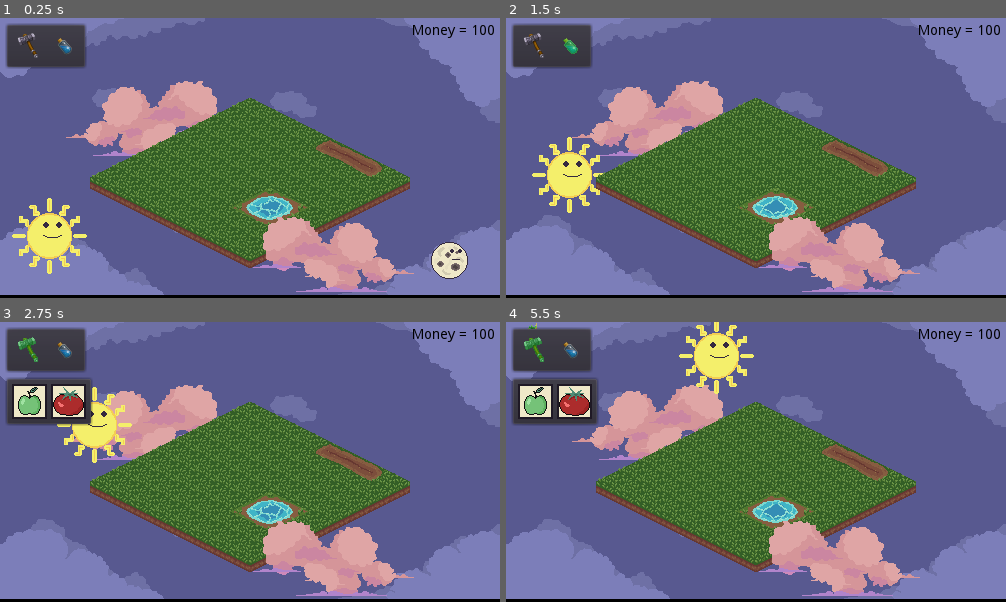
Above: before the commit, frames 1-4 (two rows, left to right).
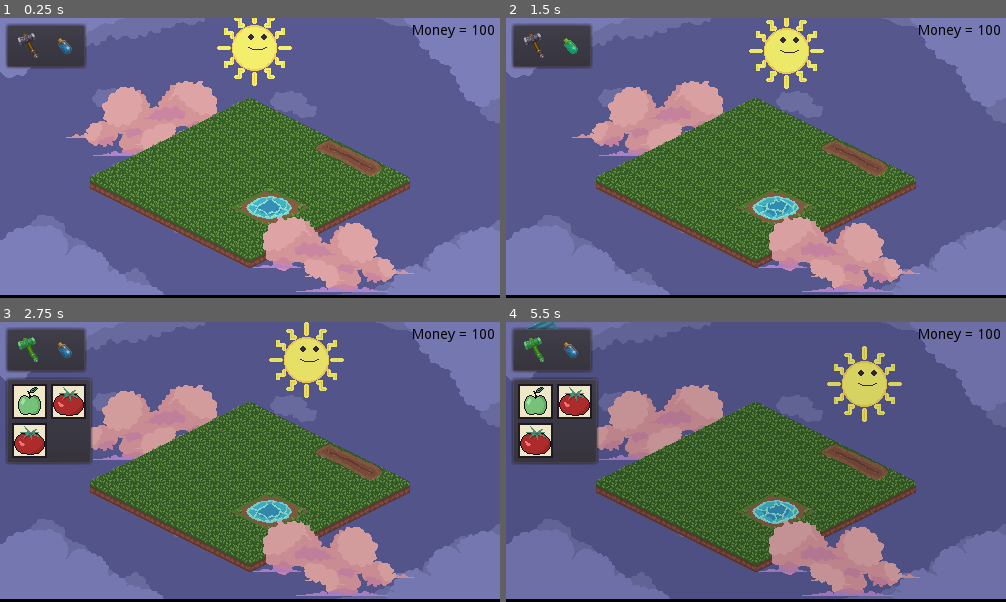
Above: after the commit, the same moments.

Repository: Valentino-02/New-Wild-Jam
Game: Godot game, scene res://src/levels/Test_Level.tscn
The game is run twice, just before and just after one commit, with the same random seed, the same clock (stepped at 60 frames per second) and the same inputs.
Inputs (mouse positions are in pixels of both pictures, inside the frame that each line leads up to):
- Up to frame 1 (0.25 s): no input
- Up to frame 2 (1.5 s): click (536, 46) at 0.5 s; click (571, 46) at 1.25 s
- Up to frame 3 (2.75 s): click (30, 350) at 2 s
- Up to frame 4 (5.5 s): click (576, 400) at 2.77 s; click (536, 439) at 3.52 s; click (571, 350) at 4.25 s; click (536, 350) at 5 s

The runs differ from the first frame. In frame 1, 5.1% of the frame differs, in the area x 2-94%, y 0-94%; in frame 2, 4.3%; in frame 3, 6.2%; in frame 4, 14%, in the area x 1-83%, y 0-97%.

Commit message:
bench

Diff:
--- a/src/background/Sun_and_Moon.gd
+++ b/src/background/Sun_and_Moon.gd
@@ -1,16 +1,11 @@
 extends Node2D
 
-var speed = 0.25
 var radius = 200
 
 onready var _sun = $Sun
 onready var _moon = $Moon
 
 func _ready():
-	_sun.position = Vector2(-radius, 0)
-	_moon.position = Vector2(radius, 0)
-
-func _process(delta):
-	rotation += speed * delta
-	_sun.rotation -= speed * delta
-	_moon.rotation -= speed * delta
+	_sun.position = Vector2(0, -radius)
+	_moon.position = Vector2(0, radius)
+	$AnimationPlayer.play("rotation")
--- a/src/background/Sun_and_Moon.tscn
+++ b/src/background/Sun_and_Moon.tscn
@@ -1,10 +1,91 @@
-[gd_scene load_steps=4 format=2]
+[gd_scene load_steps=6 format=2]
 
 [ext_resource path="res://src/background/Sun_and_Moon.gd" type="Script" id=1]
 [ext_resource path="res://assets/sprites/background/SunFace.png" type="Texture" id=2]
 [ext_resource path="res://assets/sprites/background/MoonFace.png" type="Texture" id=3]
 
+[sub_resource type="Animation" id=1]
+length = 0.001
+tracks/0/type = "value"
+tracks/0/path = NodePath(".:rotation_degrees")
+tracks/0/interp = 1
+tracks/0/loop_wrap = true
+tracks/0/imported = false
+tracks/0/enabled = true
+tracks/0/keys = {
+"times": PoolRealArray( 0 ),
+"transitions": PoolRealArray( 1 ),
+"update": 0,
+"values": [ 360.0 ]
+}
+tracks/1/type = "value"
+tracks/1/path = NodePath("Sun:rotation_degrees")
+tracks/1/interp = 1
+tracks/1/loop_wrap = true
+tracks/1/imported = false
+tracks/1/enabled = true
+tracks/1/keys = {
+"times": PoolRealArray( 0 ),
+"transitions": PoolRealArray( 1 ),
+"update": 0,
+"values": [ 0.0 ]
+}
+tracks/2/type = "value"
+tracks/2/path = NodePath("Moon:rotation_degrees")
+tracks/2/interp = 1
+tracks/2/loop_wrap = true
+tracks/2/imported = false
+tracks/2/enabled = true
+tracks/2/keys = {
+"times": PoolRealArray( 0 ),
+"transitions": PoolRealArray( 1 ),
+"update": 0,
+"values": [ 0.0 ]
+}
+
+[sub_resource type="Animation" id=2]
+resource_name = "rotation"
+length = 60.0
+loop = true
+tracks/0/type = "value"
+tracks/0/path = NodePath(".:rotation_degrees")
+tracks/0/interp = 1
+tracks/0/loop_wrap = true
+tracks/0/imported = false
+tracks/0/enabled = true
+tracks/0/keys = {
+"times": PoolRealArray( 0, 60 ),
+"transitions": PoolRealArray( 1, 1 ),
+"update": 0,
+"values": [ 0.0, 360.0 ]
+}
+tracks/1/type = "value"
+tracks/1/path = NodePath("Sun:rotation_degrees")
+tracks/1/interp = 1
+tracks/1/loop_wrap = true
+tracks/1/imported = false
+tracks/1/enabled = true
+tracks/1/keys = {
+"times": PoolRealArray( 0, 60 ),
+"transitions": PoolRealArray( 1, 1 ),
+"update": 0,
+"values": [ 0.0, -360.0 ]
+}
+tracks/2/type = "value"
+tracks/2/path = NodePath("Moon:rotation_degrees")
+tracks/2/interp = 1
+tracks/2/loop_wrap = true
+tracks/2/imported = false
+tracks/2/enabled = true
+tracks/2/keys = {
+"times": PoolRealArray( 0, 60 ),
+"transitions": PoolRealArray( 1, 1 ),
+"update": 0,
+"values": [ 0.0, -360.0 ]
+}
+
 [node name="SunAndMoon" type="Node2D"]
+rotation = 6.28319
 script = ExtResource( 1 )
 
 [node name="Sun" type="Sprite" parent="."]
@@ -12,3 +93,7 @@
 
 [node name="Moon" type="Sprite" parent="."]
 texture = ExtResource( 3 )
+
+[node name="AnimationPlayer" type="AnimationPlayer" parent="."]
+anims/RESET = SubResource( 1 )
+anims/rotation = SubResource( 2 )
--- a/src/systems/Level.gd
+++ b/src/levels/Level.gd
@@ -4,6 +4,9 @@
 var time_manager = load("res://src/systems/managers/Time_Manager.tres")
 var time = 0.0
 onready var board_obj_container = $BoardObjectSort as Node2D
+
+func _ready():
+	$AnimationPlayer.play("DayNight")
 
 func place_down(map_position) -> void:
 	var current_object = load(game_manager.current_object_path).instance()
@@ -12,12 +15,3 @@
 
 func _process(delta: float) -> void:
 	time_manager.process(delta)
-	time += delta
-	var day_time = int(time) % time_manager.day_duration
-	if day_time > time_manager.day_duration:
-		modulate = Color(move_toward(1, 0.4, 0.01), move_toward(1, 0.4, 0.01), move_toward(1, 0.5, 0.01))
-
-
-func _input(event):
-	if event.is_action_pressed("space"):
-		modulate = Color(0.4, 0.4, 0.5)
--- a/src/levels/Test_Level.tscn
+++ b/src/levels/Test_Level.tscn
@@ -1,15 +1,15 @@
-[gd_scene load_steps=15 format=2]
+[gd_scene load_steps=17 format=2]
 
-[ext_resource path="res://src/systems/GroundTileMap.tscn" type="PackedScene" id=1]
-[ext_resource path="res://src/systems/Level.gd" type="Script" id=3]
+[ext_resource path="res://src/systems/tiles/GroundTileMap.tscn" type="PackedScene" id=1]
+[ext_resource path="res://src/levels/Level.gd" type="Script" id=3]
 [ext_resource path="res://src/systems/Mouse.gd" type="Script" id=4]
 [ext_resource path="res://src/UI/Money_Display.tscn" type="PackedScene" id=5]
 [ext_resource path="res://assets/sprites/background/map1-Sheet-export.png" type="Texture" id=6]
 [ext_resource path="res://src/background/Sun_and_Moon.tscn" type="PackedScene" id=7]
 [ext_resource path="res://assets/sprites/background/Background.png" type="Texture" id=8]
 [ext_resource path="res://assets/sprites/background/Clouds.png" type="Texture" id=9]
-[ext_resource path="res://src/systems/WaterTileMap.gd" type="Script" id=10]
-[ext_resource path="res://src/systems/DirtTileMap.gd" type="Script" id=11]
+[ext_resource path="res://src/systems/tiles/WaterTileMap.gd" type="Script" id=10]
+[ext_resource path="res://src/systems/tiles/DirtTileMap.gd" type="Script" id=11]
 [ext_resource path="res://src/UI/ActionMenu.tscn" type="PackedScene" id=12]
 
 [sub_resource type="AtlasTexture" id=1]
@@ -27,6 +27,38 @@
 "name": "default",
 "speed": 1.0
 } ]
+
+[sub_resource type="Animation" id=4]
+resource_name = "DayNight"
+length = 60.0
+loop = true
+tracks/0/type = "value"
+tracks/0/path = NodePath(".:modulate")
+tracks/0/interp = 1
+tracks/0/loop_wrap = true
+tracks/0/imported = false
+tracks/0/enabled = true
+tracks/0/keys = {
+"times": PoolRealArray( 0, 30.1, 60 ),
+"transitions": PoolRealArray( 1, 1, 1 ),
+"update": 0,
+"values": [ Color( 1, 1, 1, 1 ), Color( 0.337255, 0.345098, 0.443137, 1 ), Color( 1, 1, 1, 1 ) ]
+}
+
+[sub_resource type="Animation" id=5]
+length = 0.001
+tracks/0/type = "value"
+tracks/0/path = NodePath(".:modulate")
+tracks/0/interp = 1
+tracks/0/loop_wrap = true
+tracks/0/imported = false
+tracks/0/enabled = true
+tracks/0/keys = {
+"times": PoolRealArray( 0 ),
+"transitions": PoolRealArray( 1 ),
+"update": 0,
+"values": [ Color( 1, 1, 1, 1 ) ]
+}
 
 [node name="Test_Level" type="Node2D"]
 script = ExtResource( 3 )
@@ -61,7 +93,6 @@
 [node name="Floor" type="AnimatedSprite" parent="."]
 position = Vector2( 10, 85 )
 frames = SubResource( 3 )
-frame = 1
 playing = true
 
 [node name="Cloud2" type="Sprite" parent="."]
@@ -77,19 +108,20 @@
 visible = false
 
 [node name="GroundTileMap" parent="Tiles" instance=ExtResource( 1 )]
-visible = false
-tile_data = PoolIntArray( 0, 1, 0, 1, 1, 0, 2, 1, 0, 3, 1, 0, 7, 1, 0, 65536, 1, 0, 65537, 1, 0, 65538, 1, 0, 65539, 1, 0, 65540, 1, 0, 65541, 1, 0, 65542, 1, 0, 65543, 1, 0, 131072, 1, 0, 131073, 1, 0, 131074, 1, 0, 131075, 1, 0, 131076, 1, 0, 131077, 1, 0, 131078, 1, 0, 131079, 1, 0, 196608, 1, 0, 196609, 1, 0, 196610, 1, 0, 196611, 1, 0, 196612, 1, 0, 196613, 1, 0, 196614, 1, 0, 196615, 1, 0, 262144, 1, 0, 262145, 1, 0, 262146, 1, 0, 262147, 1, 0, 262148, 1, 0, 262149, 1, 0, 262150, 1, 0, 262151, 1, 0, 327680, 1, 0, 327681, 1, 0, 327682, 1, 0, 327683, 1, 0, 327684, 1, 0, 327687, 1, 0, 393216, 1, 0, 393217, 1, 0, 393218, 1, 0, 393219, 1, 0, 393220, 1, 0, 393223, 1, 0, 458752, 1, 0, 458753, 1, 0, 458754, 1, 0, 458755, 1, 0, 458756, 1, 0, 458757, 1, 0, 458758, 1, 0, 458759, 1, 0 )
+tile_data = PoolIntArray( 0, 1, 0, 1, 1, 0, 2, 1, 0, 3, 1, 0, 7, 1, 0, 65536, 1, 0, 65537, 1, 0, 65538, 1, 0, 65539, 1, 0, 65540, 1, 0, 65541, 1, 0, 65542, 1, 0, 65543, 1, 0, 131072, 1, 0, 131073, 1, 0, 131074, 1, 0, 131075, 1, 0, 131076, 1, 0, 131077, 1, 0, 131078, 1, 0, 131079, 1, 0, 196608, 1, 0, 196609, 1, 0, 196610, 1, 0, 196611, 1, 0, 196612, 1, 0, 196613, 1, 0, 196614, 1, 0, 196615, 1, 0, 262144, 1, 0, 262145, 1, 0, 262146, 1, 0, 262147, 1, 0, 262148, 1, 0, 262151, 1, 0, 327680, 1, 0, 327681, 1, 0, 327682, 1, 0, 327683, 1, 0, 327684, 1, 0, 327687, 1, 0, 393216, 1, 0, 393217, 1, 0, 393218, 1, 0, 393219, 1, 0, 393220, 1, 0, 393221, 1, 0, 393222, 1, 0, 393223, 1, 0, 458752, 1, 0, 458753, 1, 0, 458754, 1, 0, 458755, 1, 0, 458756, 1, 0, 458757, 1, 0, 458758, 1, 0, 458759, 1, 0 )
 
 [node name="WaterTileMap" parent="Tiles" instance=ExtResource( 1 )]
-visible = false
 modulate = Color( 0.0666667, 0.270588, 1, 1 )
-tile_data = PoolIntArray( 327685, 1, 0, 327686, 1, 0, 393221, 1, 0, 393222, 1, 0 )
+tile_data = PoolIntArray( 262149, 1, 0, 262150, 1, 0, 327685, 1, 0, 327686, 1, 0 )
 script = ExtResource( 10 )
 
 [node name="DirtTileMap" parent="Tiles" instance=ExtResource( 1 )]
-visible = false
 modulate = Color( 1, 0.709804, 0, 1 )
 tile_data = PoolIntArray( 4, 1, 0, 5, 1, 0, 6, 1, 0 )
 script = ExtResource( 11 )
 
 [node name="BoardObjectSort" type="YSort" parent="."]
+
+[node name="AnimationPlayer" type="AnimationPlayer" parent="."]
+anims/DayNight = SubResource( 4 )
+anims/RESET = SubResource( 5 )
--- a/src/objects/Object_Data.gd
+++ b/src/objects/Object_Data.gd
@@ -3,7 +3,7 @@
 var objects : Dictionary = {
 	"apple": {
 		"path": "res://src/objects/plant/Plant.tscn",
-		"cost": 40,
+		"cost": 15,
 		"decoration": 60,
 		"icon_texture": "res://assets/sprites/UI/Apple.png",
 		"place" : "basic",
@@ -17,7 +17,7 @@
 	},
 	"tomato": {
 		"path": "res://src/objects/plant/Plant.tscn",
-		"cost": 40,
+		"cost": 20,
 		"decoration": 60,
 		"icon_texture": "res://assets/sprites/UI/Tomatoe.png",
 		"place" : "dirt",
@@ -28,6 +28,14 @@
 			"res://assets/sprites/plants/tomato_plant_3_no_fruit.png"
 		],
 		"v_offset": -12
+	},
+	"bench": {
+		"path": "res://src/objects/decorations/Bench.tscn",
+		"cost": 10,
+		"decoration": 60,
+		"icon_texture": "res://assets/sprites/UI/Tomatoe.png",
+		"place" : "basic",
+		"ocupies" : Vector2(0,-1)
 	}
 }
 
--- a/src/objects/TestObject.gd
+++ /dev/null
@@ -1 +0,0 @@
-extends BoardObject
--- a/src/objects/TestObject.tscn
+++ /dev/null
@@ -1,11 +0,0 @@
-[gd_scene load_steps=3 format=2]
-
-[ext_resource path="res://assets/sprites/objects/Character.png" type="Texture" id=1]
-[ext_resource path="res://src/objects/TestObject.gd" type="Script" id=2]
-
-[node name="TestObject" type="Node2D"]
-script = ExtResource( 2 )
-
-[node name="Sprite" type="Sprite" parent="."]
-position = Vector2( 0, -18 )
-texture = ExtResource( 1 )
--- a/src/objects/TestObject2.tscn
+++ /dev/null
@@ -1,12 +0,0 @@
-[gd_scene load_steps=3 format=2]
-
-[ext_resource path="res://assets/sprites/objects/Character.png" type="Texture" id=1]
-[ext_resource path="res://src/objects/TestObject.gd" type="Script" id=2]
-
-[node name="TestObject" type="Node2D"]
-modulate = Color( 0.239216, 0.988235, 0, 1 )
-script = ExtResource( 2 )
-
-[node name="Sprite" type="Sprite" parent="."]
-position = Vector2( 0, -18 )
-texture = ExtResource( 1 )
--- /dev/null
+++ b/src/objects/decorations/Bench.gd
@@ -0,0 +1,5 @@
+extends BoardObject
+
+func place_down(map_position) -> void:
+	.place_down(map_position)
+	board_manager.add(self, _map_position + Vector2(0,-1), 1)
--- /dev/null
+++ b/src/objects/decorations/Bench.tscn
@@ -0,0 +1,11 @@
+[gd_scene load_steps=3 format=2]
+
+[ext_resource path="res://assets/sprites/objects/bench.png" type="Texture" id=1]
+[ext_resource path="res://src/objects/decorations/Bench.gd" type="Script" id=2]
+
+[node name="Bench" type="Node2D"]
+script = ExtResource( 2 )
+
+[node name="Sprite" type="Sprite" parent="."]
+position = Vector2( 9, -14 )
+texture = ExtResource( 1 )
--- a/src/systems/Mouse.gd
+++ b/src/systems/Mouse.gd
@@ -41,20 +41,23 @@
 	_object_to_place.queue_free()
 
 func place_down(map_position) -> void:
-	if ! board_manager.is_ocupied(map_position):
-		match object_data.objects[game_manager.current_object].place:
-			"basic":
-				if board_manager.base_grid.is_in_grid(map_position):
-					level.place_down(map_position)
-					game_manager.pay_up()
-					stop_placing()
-			"dirt":
-				if board_manager.dirt_grid.is_in_grid(map_position):
-					level.place_down(map_position)
-					game_manager.pay_up()
-					stop_placing()
-			"water":
-				if board_manager.water_grid.is_in_grid(map_position):
-					level.place_down(map_position)
-					game_manager.pay_up()
-					stop_placing()
+	if _is_free(map_position) and _is_in_correct_place(map_position):
+		level.place_down(map_position)
+		game_manager.pay_up()
+
+func _is_free(map_position) -> bool:
+	var extra_tile = game_manager.get_extra_tile()
+	if ! board_manager.is_ocupied(map_position) and ! board_manager.is_ocupied(map_position+extra_tile):
+		return true
+	else:
+		return false
+
+func _is_in_correct_place(map_position):
+	var extra_tile = game_manager.get_extra_tile()
+	match object_data.objects[game_manager.current_object].place:
+		"basic":
+			return board_manager.base_grid.is_in_grid(map_position) and board_manager.base_grid.is_in_grid(map_position + extra_tile)
+		"dirt":
+			return board_manager.dirt_grid.is_in_grid(map_position) and board_manager.dirt_grid.is_in_grid(map_position + extra_tile)
+		"water":
+			return board_manager.water_grid.is_in_grid(map_position) and board_manager.water_grid.is_in_grid(map_position + extra_tile)
--- a/src/systems/managers/Game_Manager.gd
+++ b/src/systems/managers/Game_Manager.gd
@@ -16,6 +16,15 @@
 func pay_up() -> void:
 	self.money -= object_data.get_cost_by_name(current_object)
 
+func can_pay() -> bool:
+	return object_data.get_cost_by_name(current_object) <= money
+
+func get_extra_tile() -> Vector2:
+	if object_data.objects[current_object].has("ocupies"):
+		return object_data.objects[current_object].ocupies
+	else:
+		 return Vector2.ZERO
+
 func set_money(value) -> void:
 	money = value
 	money = clamp(money, 0, 999)
--- a/src/systems/managers/Time_Manager.gd
+++ b/src/systems/managers/Time_Manager.gd
@@ -3,7 +3,7 @@
 signal time_changed(old_time, new_time)
 
 const TIME_CHECK_INTERVAL = 15 * 60 # 15 minutes * 60 seconds
-var day_duration = 10  # how long a day takes in real seconds
+var day_duration = 60  # how long a day takes in real seconds
 var time_scale = 24*60*60/day_duration # how many in game seconds should pass every second
 var time_counter = 0
 
--- a/src/systems/GroundTileMap.tscn
+++ b/src/systems/tiles/GroundTileMap.tscn
@@ -1,7 +1,7 @@
 [gd_scene load_steps=3 format=2]
 
 [ext_resource path="res://resources/test_tileset.tres" type="TileSet" id=1]
-[ext_resource path="res://src/systems/GroundTileMap.gd" type="Script" id=2]
+[ext_resource path="res://src/systems/tiles/GroundTileMap.gd" type="Script" id=2]
 
 [node name="GroundTileMap" type="TileMap"]
 mode = 1
Binary file removed: assets/sprites/objects/Character.png
Binary file added: assets/sprites/objects/bench.png
Not shown, changed: assets/sprites/objects/bench.png.import
Renamed: src/systems/DirtTileMap.gd -> src/systems/tiles/DirtTileMap.gd
Renamed: src/systems/GroundTileMap.gd -> src/systems/tiles/GroundTileMap.gd
Renamed: src/systems/WaterTileMap.gd -> src/systems/tiles/WaterTileMap.gd
